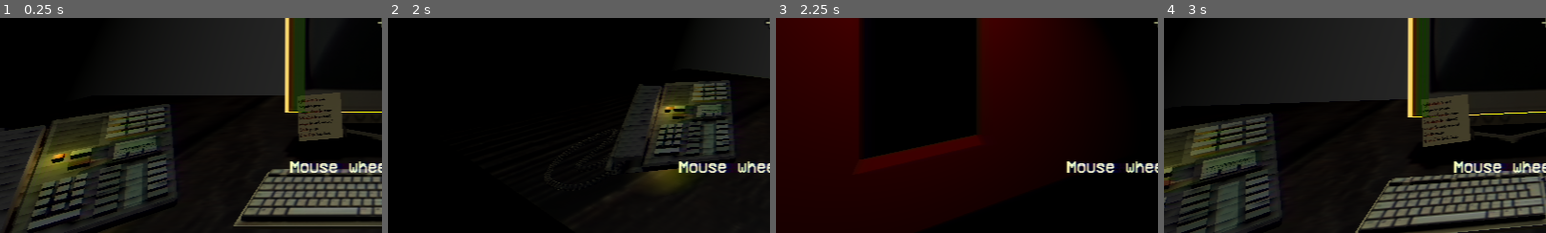
Above: before the commit, frames 1-4 (left to right).
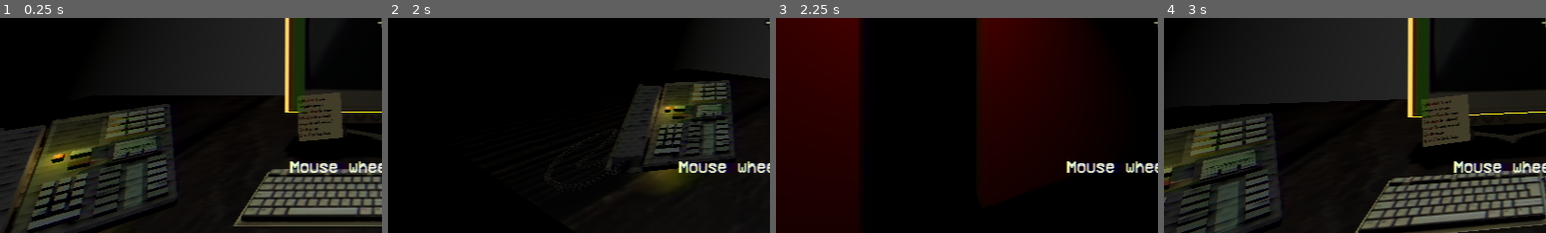
Above: after the commit, the same moments.

Repository: akimb/erase_me_game
Game: Godot game, scene res://scenes/main.tscn
Same seed, same stepped clock (60 frames per second), same inputs: the game is played once before the commit and once after it. Sound files missing from this copy of the repository are replaced by a short silence.
Inputs (mouse positions are % of the whole screen's width and height, from its top left):
- Up to frame 1 (0.25 s): no input
- Up to frame 2 (2 s): tap Enter at 0.5 s; move the mouse to (55, 50) at 0.52 s; hold Right mouse button (go_to_first_person) 0.53-1.28 s; tap Space (jump) at 0.77, 1.07, 1.25, 1.52, 1.82 s; move the mouse to (45, 50) at 1.27 s; click (45, 50) at 1.35 s
- Up to frame 3 (2.25 s): tap Enter at 2 s; move the mouse to (52, 48) at 2.02 s; hold Q (look left) from 2.03 s (still down)
- Up to frame 4 (3 s): tap Space (jump) at 2.75 s; move the mouse to (49, 52) at 2.77 s; release Q (look left) at 2.78 s; tap E (look right) at 2.85 s
The pictures show only the part of the screen within x 0-50%, y 49-99%; the shares and areas given below are measured in that part.

Frames 1-2 are identical in both runs. In frame 3, 9.0% of the frame differs, in the area x 21-54%, y 54-97%; in frame 4, nothing differs.

Commit message:
flappy bird improvements and new computer ui scene for title

Diff:
--- a/godot-game-jam-78/scenes/computer_ui.tscn
+++ b/godot-game-jam-78/scenes/computer_ui.tscn
@@ -1,12 +1,32 @@
-[gd_scene load_steps=7 format=3 uid="uid://ylcvcfgqc422"]
+[gd_scene load_steps=10 format=3 uid="uid://ylcvcfgqc422"]
 
 [ext_resource type="Script" path="res://scripts/computer_ui.gd" id="1_d5htc"]
 [ext_resource type="Theme" uid="uid://c85is4ndjcbp0" path="res://resources/default_theme.tres" id="1_r8al6"]
 [ext_resource type="FontFile" uid="uid://clxqmevbasqw4" path="res://assets/VCR_OSD_MONO_1.001.ttf" id="2_3scss"]
 [ext_resource type="PackedScene" uid="uid://bhmhautldw8ts" path="res://scenes/shader_overlay.tscn" id="2_5titc"]
 [ext_resource type="PackedScene" uid="uid://d0tkhwa1s4hfm" path="res://scenes/flappy_frog_window.tscn" id="5_20cgr"]
+[ext_resource type="Shader" path="res://assets/shaders/computer_warp.gdshader" id="6_gmiev"]
 
 [sub_resource type="StyleBoxEmpty" id="StyleBoxEmpty_xqf6y"]
+
+[sub_resource type="StyleBoxEmpty" id="StyleBoxEmpty_1a68q"]
+
+[sub_resource type="ShaderMaterial" id="ShaderMaterial_6c4wx"]
+shader = ExtResource("6_gmiev")
+shader_parameter/resolution = Vector2(800, 640)
+shader_parameter/scan_line_amount = 1.0
+shader_parameter/warp_amount = 0.05
+shader_parameter/noise_amount = 0.2
+shader_parameter/interference_amount = 1.0
+shader_parameter/grille_amount = 0.1
+shader_parameter/grille_size = 1.0
+shader_parameter/vignette_amount = 0.6
+shader_parameter/vignette_intensity = 0.4
+shader_parameter/aberation_amount = 1.0
+shader_parameter/roll_line_amount = 0.2
+shader_parameter/roll_speed = 1.0
+shader_parameter/scan_line_strength = -8.0
+shader_parameter/pixel_strength = -2.0
 
 [node name="Computer UI" type="Control"]
 custom_minimum_size = Vector2(600, 512)
@@ -197,6 +217,7 @@
 caret_blink = true
 
 [node name="User UI" type="ColorRect" parent="."]
+visible = false
 custom_minimum_size = Vector2(600, 512)
 layout_mode = 1
 anchors_preset = 8
@@ -234,4 +255,135 @@
 grow_horizontal = 1
 grow_vertical = 1
 
+[node name="Title Screen" type="ColorRect" parent="."]
+layout_mode = 1
+anchors_preset = 15
+anchor_right = 1.0
+anchor_bottom = 1.0
+grow_horizontal = 2
+grow_vertical = 2
+color = Color(0, 0, 0, 1)
+
+[node name="Label" type="LineEdit" parent="Title Screen"]
+layout_mode = 1
+anchors_preset = 8
+anchor_left = 0.5
+anchor_top = 0.5
+anchor_right = 0.5
+anchor_bottom = 0.5
+offset_left = -227.5
+offset_top = -37.0
+offset_right = 227.5
+offset_bottom = 37.0
+grow_horizontal = 2
+grow_vertical = 2
+mouse_filter = 2
+theme_override_colors/caret_color = Color(1, 0, 0, 1)
+theme_override_colors/font_color = Color(1, 0, 0, 1)
+theme_override_constants/caret_width = 15
+theme_override_fonts/font = ExtResource("2_3scss")
+theme_override_font_sizes/font_size = 75
+theme_override_styles/read_only = SubResource("StyleBoxEmpty_1a68q")
+text = "ERASE ME."
+alignment = 1
+max_length = 20
+context_menu_enabled = false
+virtual_keyboard_enabled = false
+shortcut_keys_enabled = false
+middle_mouse_paste_enabled = false
+selecting_enabled = false
+deselect_on_focus_loss_enabled = false
+drag_and_drop_selection_enabled = false
+flat = true
+caret_blink = true
+caret_column = 9
+caret_force_displayed = true
+
+[node name="Button" type="Button" parent="Title Screen"]
+layout_mode = 1
+anchors_preset = 8
+anchor_left = 0.5
+anchor_top = 0.5
+anchor_right = 0.5
+anchor_bottom = 0.5
+offset_left = -33.0
+offset_top = 50.0
+offset_right = 34.0
+offset_bottom = 80.0
+grow_horizontal = 2
+grow_vertical = 2
+theme_override_fonts/font = ExtResource("2_3scss")
+theme_override_font_sizes/font_size = 25
+text = "PLAY"
+flat = true
+
+[node name="Button2" type="Button" parent="Title Screen"]
+layout_mode = 1
+anchors_preset = 8
+anchor_left = 0.5
+anchor_top = 0.5
+anchor_right = 0.5
+anchor_bottom = 0.5
+offset_left = -33.0
+offset_top = 86.0
+offset_right = 34.0
+offset_bottom = 116.0
+grow_horizontal = 2
+grow_vertical = 2
+theme_override_fonts/font = ExtResource("2_3scss")
+theme_override_font_sizes/font_size = 25
+text = "CONTROLS"
+flat = true
+
+[node name="Button3" type="Button" parent="Title Screen"]
+layout_mode = 1
+anchors_preset = 8
+anchor_left = 0.5
+anchor_top = 0.5
+anchor_right = 0.5
+anchor_bottom = 0.5
+offset_left = -55.0
+offset_top = 126.0
+offset_right = 56.0
+offset_bottom = 156.0
+grow_horizontal = 2
+grow_vertical = 2
+theme_override_fonts/font = ExtResource("2_3scss")
+theme_override_font_sizes/font_size = 25
+text = "CREDITS"
+flat = true
+
+[node name="Button4" type="Button" parent="Title Screen"]
+layout_mode = 1
+anchors_preset = 8
+anchor_left = 0.5
+anchor_top = 0.5
+anchor_right = 0.5
+anchor_bottom = 0.5
+offset_left = -55.0
+offset_top = 166.0
+offset_right = 56.0
+offset_bottom = 196.0
+grow_horizontal = 2
+grow_vertical = 2
+theme_override_fonts/font = ExtResource("2_3scss")
+theme_override_font_sizes/font_size = 25
+text = "QUIT"
+flat = true
+
+[node name="Shader Overlay" parent="Title Screen" instance=ExtResource("2_5titc")]
+material = SubResource("ShaderMaterial_6c4wx")
+layout_mode = 0
+anchors_preset = 0
+anchor_left = 0.0
+anchor_top = 0.0
+anchor_right = 0.0
+anchor_bottom = 0.0
+offset_left = 0.0
+offset_top = 0.0
+offset_right = 600.0
+offset_bottom = 512.0
+grow_horizontal = 1
+grow_vertical = 1
+
 [connection signal="text_changed" from="Bootup Sequence/LineEdit" to="." method="_on_line_edit_text_changed"]
--- a/godot-game-jam-78/scenes/flappy_frog.tscn
+++ b/godot-game-jam-78/scenes/flappy_frog.tscn
@@ -1,8 +1,8 @@
-[gd_scene load_steps=19 format=3 uid="uid://curl3mkeiojqa"]
+[gd_scene load_steps=20 format=3 uid="uid://curl3mkeiojqa"]
 
-[ext_resource type="Script" path="res://scripts/flappy_bird_character.gd" id="1_mi33r"]
+[ext_resource type="Script" path="res://scripts/flappy_frog_character.gd" id="1_mi33r"]
+[ext_resource type="Script" path="res://scripts/flappy_frog_game_manager.gd" id="1_siyu7"]
 [ext_resource type="Texture2D" uid="uid://cwg7ofyypifkp" path="res://assets/models/Idle (32x32).png" id="2_dx4q7"]
-[ext_resource type="PackedScene" uid="uid://jijkn760degu" path="res://scenes/pipe.tscn" id="3_osogu"]
 
 [sub_resource type="AtlasTexture" id="AtlasTexture_sg2m1"]
 atlas = ExtResource("2_dx4q7")
@@ -97,16 +97,21 @@
 [sub_resource type="RectangleShape2D" id="RectangleShape2D_6wut4"]
 size = Vector2(296, 20)
 
+[sub_resource type="RectangleShape2D" id="RectangleShape2D_v4anw"]
+size = Vector2(8, 176)
+
 [node name="Flappy Frog" type="Control"]
 clip_contents = true
-custom_minimum_size = Vector2(300, 250)
 layout_mode = 3
 anchors_preset = 0
 offset_right = 300.0
-offset_bottom = 250.0
+offset_bottom = 246.0
+script = ExtResource("1_siyu7")
 
 [node name="Character" type="CharacterBody2D" parent="."]
 position = Vector2(150, 128)
+collision_layer = 3
+collision_mask = 3
 script = ExtResource("1_mi33r")
 
 [node name="AnimatedSprite2D" type="AnimatedSprite2D" parent="Character"]
@@ -117,7 +122,7 @@
 [node name="CollisionShape2D" type="CollisionShape2D" parent="Character"]
 shape = SubResource("CircleShape2D_p04ks")
 
-[node name="Area2D" type="Area2D" parent="Character"]
+[node name="Area2D" type="Area2D" parent="Character" groups=["frog"]]
 
 [node name="CollisionShape2D" type="CollisionShape2D" parent="Character/Area2D"]
 shape = SubResource("CircleShape2D_86vcr")
@@ -125,18 +130,39 @@
 [node name="Ground" type="StaticBody2D" parent="." groups=["ground"]]
 position = Vector2(12, 237)
 
-[node name="CollisionShape2D" type="CollisionShape2D" parent="Ground"]
-position = Vector2(138, 0)
+[node name="CollisionShape2D" type="CollisionShape2D" parent="Ground" groups=["ground"]]
+position = Vector2(136, 0)
 shape = SubResource("RectangleShape2D_6wut4")
 
 [node name="Ceiling" type="StaticBody2D" parent="."]
 position = Vector2(10, 41)
 
-[node name="CollisionShape2D" type="CollisionShape2D" parent="Ceiling"]
+[node name="CollisionShape2D" type="CollisionShape2D" parent="Ceiling" groups=["ground"]]
 position = Vector2(138, 0)
 shape = SubResource("RectangleShape2D_6wut4")
 
-[node name="Pipe" parent="." instance=ExtResource("3_osogu")]
-position = Vector2(151, 132)
+[node name="Death Wall" type="Area2D" parent="." groups=["death wall"]]
+position = Vector2(150, 128)
+collision_layer = 2
+collision_mask = 2
+
+[node name="CollisionShape2D" type="CollisionShape2D" parent="Death Wall" groups=["death wall"]]
+position = Vector2(-146, 11)
+shape = SubResource("RectangleShape2D_v4anw")
+debug_color = Color(0.989625, 0, 0.288226, 0.42)
+
+[node name="Spawn Timer" type="Timer" parent="."]
+autostart = true
+
+[node name="ProgressBar" type="ProgressBar" parent="."]
+layout_mode = 0
+offset_left = 114.0
+offset_top = 79.0
+offset_right = 304.0
+offset_bottom = 106.0
+max_value = 1.0
+step = 0.1
 
 [connection signal="body_entered" from="Character/Area2D" to="Character" method="_on_area_2d_body_entered"]
+[connection signal="body_entered" from="Death Wall" to="Character" method="_on_death_wall_body_entered"]
+[connection signal="timeout" from="Spawn Timer" to="." method="_on_spawn_timer_timeout"]
--- a/godot-game-jam-78/scenes/flappy_frog_window.tscn
+++ b/godot-game-jam-78/scenes/flappy_frog_window.tscn
@@ -1,6 +1,6 @@
 [gd_scene load_steps=9 format=3 uid="uid://d0tkhwa1s4hfm"]
 
-[ext_resource type="Script" path="res://scripts/flappy_bird.gd" id="1_5ffxr"]
+[ext_resource type="Script" path="res://scripts/flappy_frog_manager.gd" id="1_5ffxr"]
 [ext_resource type="PackedScene" uid="uid://curl3mkeiojqa" path="res://scenes/flappy_frog.tscn" id="2_ij3mg"]
 [ext_resource type="Texture2D" uid="uid://ru6gd8ro27ln" path="res://ui/exit_button.png" id="4_7iuy8"]
 [ext_resource type="FontFile" uid="uid://clxqmevbasqw4" path="res://assets/VCR_OSD_MONO_1.001.ttf" id="5_oxy8r"]
--- a/godot-game-jam-78/scenes/main.tscn
+++ b/godot-game-jam-78/scenes/main.tscn
@@ -80,3 +80,6 @@
 light_color = Color(1, 0, 0, 1)
 spot_range = 30.1901
 spot_angle = 51.1142
+
+[node name="Camera3D2" type="Camera3D" parent="."]
+transform = Transform3D(1, 0, 0, 0, 1, 0, 0, 0, 1, 0, 3.42507, 30.2515)
--- a/godot-game-jam-78/scenes/pipe.tscn
+++ b/godot-game-jam-78/scenes/pipe.tscn
@@ -1,5 +1,6 @@
-[gd_scene load_steps=4 format=3 uid="uid://jijkn760degu"]
+[gd_scene load_steps=5 format=3 uid="uid://jijkn760degu"]
 
+[ext_resource type="Script" path="res://scripts/pipe.gd" id="1_6i5tt"]
 [ext_resource type="Texture2D" uid="uid://b4f4l6glpj5ud" path="res://assets/models/Pipe.png" id="1_fd4fa"]
 
 [sub_resource type="RectangleShape2D" id="RectangleShape2D_rtwm4"]
@@ -9,6 +10,7 @@
 size = Vector2(4, 71)
 
 [node name="Pipe" type="StaticBody2D"]
+script = ExtResource("1_6i5tt")
 
 [node name="Bottom Pipe" type="Sprite2D" parent="."]
 position = Vector2(0, 129)
--- a/godot-game-jam-78/scenes/sound_bus.tscn
+++ b/godot-game-jam-78/scenes/sound_bus.tscn
@@ -10,6 +10,7 @@
 [ext_resource type="AudioStream" uid="uid://em2qt454bvau" path="res://sounds/phone_call_1.ogg" id="7_qsbvs"]
 [ext_resource type="AudioStream" uid="uid://nd7b8w5dvpqx" path="res://sounds/put_down_phone.ogg" id="8_i0gme"]
 [ext_resource type="AudioStream" uid="uid://cf4uyu6qb2alu" path="res://sounds/pick_up_phone.ogg" id="9_n8h5q"]
+[ext_resource type="AudioStream" uid="uid://nejsaulataag" path="res://sounds/test_phone_call.ogg" id="11_etbnx"]
 
 [sub_resource type="AudioStreamRandomizer" id="AudioStreamRandomizer_5haf3"]
 playback_mode = 1
@@ -58,4 +59,7 @@
 stream = ExtResource("9_n8h5q")
 volume_db = -5.0
 
+[node name="Test Phone Call" type="AudioStreamPlayer" parent="."]
+stream = ExtResource("11_etbnx")
+
 [connection signal="finished" from="Phone Call 1" to="." method="_on_phone_call_1_finished"]
--- a/godot-game-jam-78/scripts/flappy_bird_character.gd
+++ b/godot-game-jam-78/scripts/flappy_frog_character.gd
@@ -18,3 +18,6 @@
 func _on_area_2d_body_entered(body):
 	if body is StaticBody2D:
 		print("HIT")
+
+func _on_death_wall_body_entered(body):
+	print("GGGG")
--- /dev/null
+++ b/godot-game-jam-78/scripts/flappy_frog_game_manager.gd
@@ -0,0 +1,12 @@
+extends Control
+
+var pipe : PackedScene = preload("res://scenes/pipe.tscn")
+
+
+func spawnPipe():
+	var pipeInstance = pipe.instantiate()
+	pipeInstance.position = Vector2(320, randi_range(106,178))
+	add_child(pipeInstance)
+
+func _on_spawn_timer_timeout():
+	spawnPipe()
--- /dev/null
+++ b/godot-game-jam-78/scripts/pipe.gd
@@ -0,0 +1,7 @@
+extends StaticBody2D
+
+
+@export var speed := 100
+
+func _physics_process(delta):
+	self.position.x -= speed * delta
--- a/godot-game-jam-78/scripts/sound_bus.gd
+++ b/godot-game-jam-78/scripts/sound_bus.gd
@@ -11,6 +11,7 @@
 @onready var put_down_phone = $"Put Down Phone"
 @onready var pick_up_phone = $"Pick Up Phone"
 @onready var flappy_bird_wing = $"Flappy Bird Wing"
+@onready var test_phone_call = $"Test Phone Call"
 
 
 
Binary file changed: godot-game-jam-78/assets/models/doorway.glb
Not shown: 1 places in godot-game-jam-78/scenes/sound_bus.tscn that only renumber resources
Renamed: godot-game-jam-78/scripts/flappy_bird.gd -> godot-game-jam-78/scripts/flappy_frog_manager.gd
